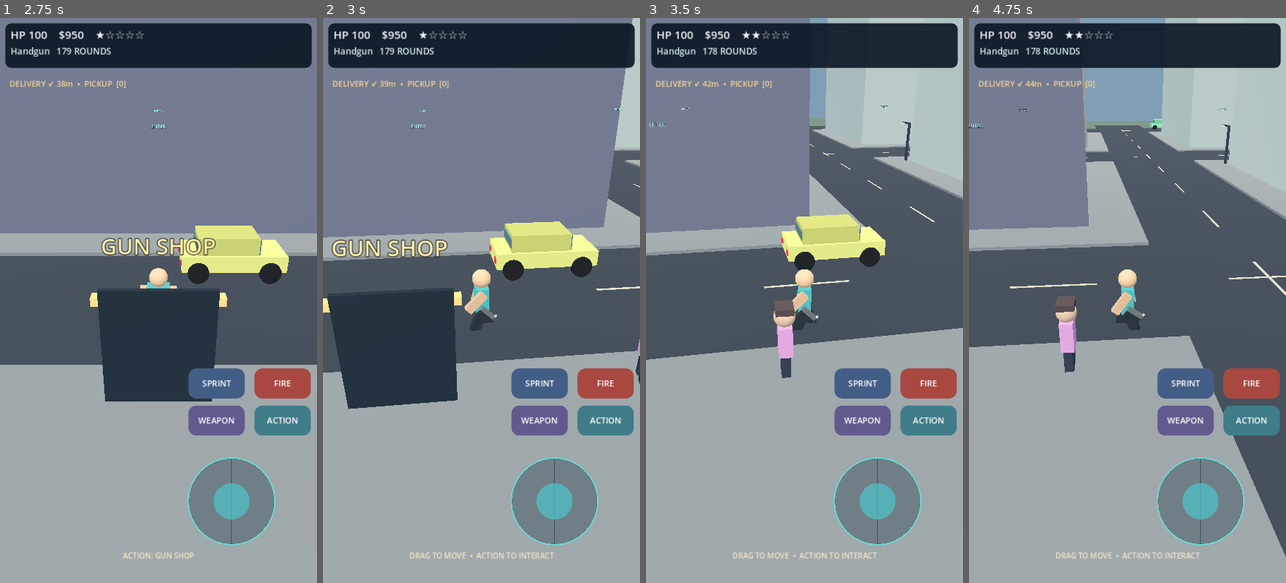
Above: before the commit, frames 1-4 (left to right).
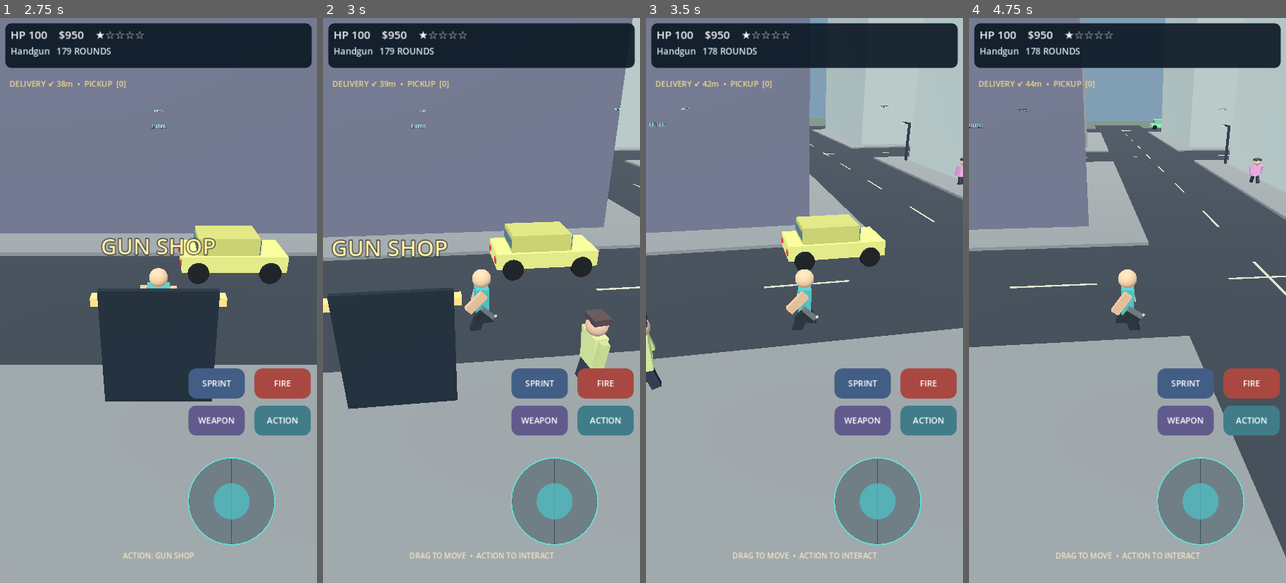
Above: after the commit, the same moments.

Repository: shejklgaia-png/Gt_a_like_game
Game: Godot game, scene res://scenes/main.tscn
The game is run twice, just before and just after one commit, with the same random seed, the same clock (stepped at 60 frames per second) and the same inputs.
Inputs (mouse positions are in pixels of both pictures, inside the frame that each line leads up to):
- Up to frame 1 (2.75 s): click "FIRE" at 0.5 s; click "ACTION" at 1.25 s; click "SPRINT" at 2 s
- Up to frame 2 (3 s): tap Enter at 2.75 s; move the mouse to (551, 272) at 2.77 s; hold D from 2.78 s (still down); hold Shift from 2.78 s (still down); click (551, 272) at 2.92 s
- Up to frame 3 (3.5 s): keep holding D; keep holding Shift; tap Space at 3.02 s
- Up to frame 4 (4.75 s): release D at 3.5 s; release Shift at 3.5 s; drag from (1064, 328) to (1111, 413) at 3.52 s; move the mouse to (1159, 176) at 4.27 s; hold D from 4.28 s (still down); tap F at 4.35 s

Frame 1 is identical in both runs. In frame 2, 0.9% of the frame differs, in the area x 79-100%, y 51-65%; in frame 3, 1.0%, in the area x 0-100%, y 2-66%; in frame 4, 0.8%.

Commit message:
Animate NPC walking, baton strikes, hit reactions, and persistent death collapse

Diff:
--- a/scripts/actor.gd
+++ b/scripts/actor.gd
@@ -5,15 +5,32 @@
 signal died(actor: PocketActor)
 
 const Shapes = preload("res://scripts/shape_factory.gd")
+const Fx = preload("res://scripts/combat_fx.gd")
 var officer: bool = false
 var health: float = 80.0
 var anchor: Vector3 = Vector3.ZERO
 var target: Vector3 = Vector3.ZERO
 var chase_target: Node3D
 var engage: bool = false
+var strike_cooldown: float = 0.0
 var sidewalk_axis: int = 0
-var strike_cooldown: float = 0.0
+var segment_min: float = -10.0
+var segment_max: float = 10.0
 var rng := RandomNumberGenerator.new()
+var visual: Node3D
+var left_arm: Node3D
+var right_arm: Node3D
+var left_leg: Node3D
+var right_leg: Node3D
+var walk_cycle: float = 0.0
+var moving: float = 0.0
+var hurt_clock: float = 0.0
+var death_clock: float = 0.0
+var dead: bool = false
+var attack_clock: float = -1.0
+var attack_contact: bool = false
+var attack_damage: float = 0.0
+var attack_target: Node3D
 
 
 func setup(is_officer: bool, initial_anchor: Vector3, seed_value: int, p_axis: int = 0) -> void:
@@ -22,58 +39,148 @@
 	anchor = initial_anchor
 	target = anchor
 	rng.seed = seed_value
+	var along: float = anchor.z if sidewalk_axis == 0 else anchor.x
+	var block_index := floori(along / 36.0)
+	segment_min = float(block_index) * 36.0 + 6.8
+	segment_max = float(block_index + 1) * 36.0 - 6.8
+	if not officer:
+		select_sidewalk_goal()
 
 
 func _ready() -> void:
 	var collider := CollisionShape3D.new()
+	collider.name = "CollisionShape3D"
 	var shape := CapsuleShape3D.new()
 	shape.radius = 0.31
 	shape.height = 1.8
 	collider.shape = shape
 	collider.position.y = 0.93
 	add_child(collider)
+	visual = Node3D.new()
+	add_child(visual)
 	var outfit: Color = Color("#334f85") if officer else Color.from_hsv(rng.randf(), 0.36, 0.83)
-	Shapes.box(self, Vector3(0, 1.12, 0), Vector3(0.65, 0.86, 0.36), outfit)
-	Shapes.ball(self, Vector3(0, 1.75, 0), 0.28, Color("#caa48f"))
-	Shapes.box(self, Vector3(-0.18, 0.38, 0), Vector3(0.20, 0.7, 0.25), Color("#263144"))
-	Shapes.box(self, Vector3(0.18, 0.38, 0), Vector3(0.20, 0.7, 0.25), Color("#263144"))
+	Shapes.box(visual, Vector3(0, 1.12, 0), Vector3(0.65, 0.86, 0.36), outfit)
+	Shapes.ball(visual, Vector3(0, 1.77, 0), 0.28, Color("#caa48f"))
+	Shapes.box(visual, Vector3(0, 1.97, 0), Vector3(0.54, 0.16, 0.46), Color("#172d42") if officer else Color("#423a43"))
+	left_leg = joint(Vector3(-0.18, 0.85, 0), Vector3(0.20, 0.75, 0.25), Color("#263144"), -0.38)
+	right_leg = joint(Vector3(0.18, 0.85, 0), Vector3(0.20, 0.75, 0.25), Color("#263144"), -0.38)
+	left_arm = joint(Vector3(-0.44, 1.49, 0), Vector3(0.19, 0.70, 0.23), outfit.darkened(0.09), -0.33)
+	right_arm = joint(Vector3(0.44, 1.49, 0), Vector3(0.19, 0.70, 0.23), outfit.darkened(0.09), -0.33)
 	if officer:
-		Shapes.box(self, Vector3(0, 2.05, 0), Vector3(0.63, 0.16, 0.49), Color("#14263e"))
-		Shapes.box(self, Vector3(0, 1.18, -0.205), Vector3(0.22, 0.18, 0.025), Color("#9acde4"))
+		Shapes.box(visual, Vector3(0, 1.15, -0.195), Vector3(0.21, 0.18, 0.035), Color("#a2d5e4"))
+		Shapes.box(right_arm, Vector3(0.0, -0.64, -0.11), Vector3(0.075, 0.57, 0.08), Color("#101821"))
+		Shapes.box(right_arm, Vector3(0.0, -0.94, -0.11), Vector3(0.12, 0.08, 0.13), Color("#69747a"))
+
+
+func joint(at: Vector3, size: Vector3, tint: Color, height_offset: float) -> Node3D:
+	var pivot := Node3D.new()
+	pivot.position = at
+	visual.add_child(pivot)
+	Shapes.box(pivot, Vector3(0, height_offset, 0), size, tint)
+	return pivot
+
+
+func select_sidewalk_goal() -> void:
+	var along := rng.randf_range(segment_min, segment_max)
+	if sidewalk_axis == 0:
+		target = Vector3(anchor.x, anchor.y, along)
 	else:
-		Shapes.box(self, Vector3(0, 1.98, 0), Vector3(0.55, 0.17, 0.47), Color("#423a43"))
+		target = Vector3(along, anchor.y, anchor.z)
 
 
 func _physics_process(delta: float) -> void:
 	strike_cooldown = maxf(0.0, strike_cooldown - delta)
+	if dead:
+		velocity = Vector3.ZERO
+		return
 	if officer and engage and is_instance_valid(chase_target):
 		target = chase_target.global_position
-	elif global_position.distance_to(target) < 1.4:
-		if sidewalk_axis == 0:
-			target = anchor + Vector3(0.0, 0.0, rng.randf_range(-12.0, 12.0))
+	elif global_position.distance_to(target) < 0.9:
+		if officer:
+			target = anchor + Vector3(rng.randf_range(-6.0, 6.0), 0, rng.randf_range(-6.0, 6.0))
 		else:
-			target = anchor + Vector3(rng.randf_range(-12.0, 12.0), 0.0, 0.0)
+			select_sidewalk_goal()
 	var direction := target - global_position
 	direction.y = 0
-	var distance := direction.length()
-	if distance > (2.6 if officer and engage else 0.8):
-		var speed := 6.0 if officer and engage else 2.0
-		velocity.x = direction.normalized().x * speed
-		velocity.z = direction.normalized().z * speed
-		rotation.y = lerp_angle(rotation.y, atan2(-direction.x, -direction.z), delta * 7.0)
+	var attack_lock := attack_clock >= 0.0
+	var stop_distance := 2.1 if officer and engage else 0.72
+	var is_walking := direction.length() > stop_distance and not attack_lock
+	if is_walking:
+		var speed := 5.2 if officer and engage else 2.1
+		var unit_dir := direction.normalized()
+		velocity.x = unit_dir.x * speed
+		velocity.z = unit_dir.z * speed
+		visual.rotation.y = lerp_angle(visual.rotation.y, atan2(-direction.x, -direction.z) - rotation.y, delta * 7.0)
 	else:
-		velocity.x = move_toward(velocity.x, 0.0, delta * 12.0)
-		velocity.z = move_toward(velocity.z, 0.0, delta * 12.0)
-	if not is_on_floor():
-		velocity.y -= 19.6 * delta
-	else:
-		velocity.y = -0.4
+		velocity.x = move_toward(velocity.x, 0.0, delta * 13.0)
+		velocity.z = move_toward(velocity.z, 0.0, delta * 13.0)
+	velocity.y = -0.4 if is_on_floor() else velocity.y - 19.6 * delta
 	move_and_slide()
+	moving = move_toward(moving, 1.0 if is_walking else 0.0, delta * 7.0)
+
+
+func _process(delta: float) -> void:
+	if dead:
+		death_clock += delta
+		visual.rotation.z = lerp_angle(visual.rotation.z, -PI * 0.51, delta * 3.3)
+		visual.rotation.x = lerp_angle(visual.rotation.x, PI * 0.26, delta * 3.0)
+		visual.position.y = -minf(death_clock * 0.20, 0.28)
+		if death_clock > 0.7:
+			var collider := get_node("CollisionShape3D") as CollisionShape3D
+			if not collider.disabled:
+				collider.set_deferred("disabled", true)
+		if death_clock > 6.0:
+			queue_free()
+		return
+	hurt_clock = maxf(0.0, hurt_clock - delta)
+	walk_cycle += delta * (12.5 if officer and engage else 8.4)
+	var swing := sin(walk_cycle) * moving
+	left_leg.rotation.x = lerpf(left_leg.rotation.x, swing * 0.52, delta * 10.0)
+	right_leg.rotation.x = lerpf(right_leg.rotation.x, -swing * 0.52, delta * 10.0)
+	left_arm.rotation.x = lerpf(left_arm.rotation.x, -swing * 0.34, delta * 10.0)
+	var right_pose := swing * 0.34
+	if officer:
+		right_pose = -0.35 + swing * 0.10
+	if attack_clock >= 0.0:
+		attack_clock += delta
+		var phase := clampf(attack_clock / 0.55, 0.0, 1.0)
+		right_pose = lerpf(-2.1, 0.55, sin(phase * PI * 0.5))
+		if not attack_contact and phase >= 0.50:
+			attack_contact = true
+			if is_instance_valid(attack_target) and global_position.distance_to(attack_target.global_position) <= 2.75:
+				if attack_target.has_method("hurt"):
+					attack_target.hurt(attack_damage)
+		if phase >= 1.0:
+			attack_clock = -1.0
+			attack_target = null
+	right_arm.rotation.x = lerpf(right_arm.rotation.x, right_pose, delta * 17.0)
+	visual.rotation.z = lerpf(visual.rotation.z, 0.16 if hurt_clock > 0.0 else 0.0, delta * 12.0)
+	visual.position.y = sin(walk_cycle * 2.0) * 0.038 * moving
+
+
+func try_baton_attack(victim: Node3D, points: float) -> bool:
+	if dead or not officer or strike_cooldown > 0.0 or attack_clock >= 0.0:
+		return false
+	if not is_instance_valid(victim) or global_position.distance_to(victim.global_position) > 2.9:
+		return false
+	strike_cooldown = 1.6
+	attack_clock = 0.0
+	attack_contact = false
+	attack_target = victim
+	attack_damage = points
+	return true
 
 
 func hit(points: float) -> void:
+	if dead:
+		return
 	health -= points
+	hurt_clock = 0.28
 	injured.emit(self)
-	if health <= 0:
+	Fx.impact(get_parent(), global_position + Vector3(0, 1.12, 0), Color("#e55258"), points)
+	if health <= 0.0:
+		dead = true
+		death_clock = 0.0
+		moving = 0.0
+		velocity = Vector3.ZERO
 		died.emit(self)
-		queue_free()
